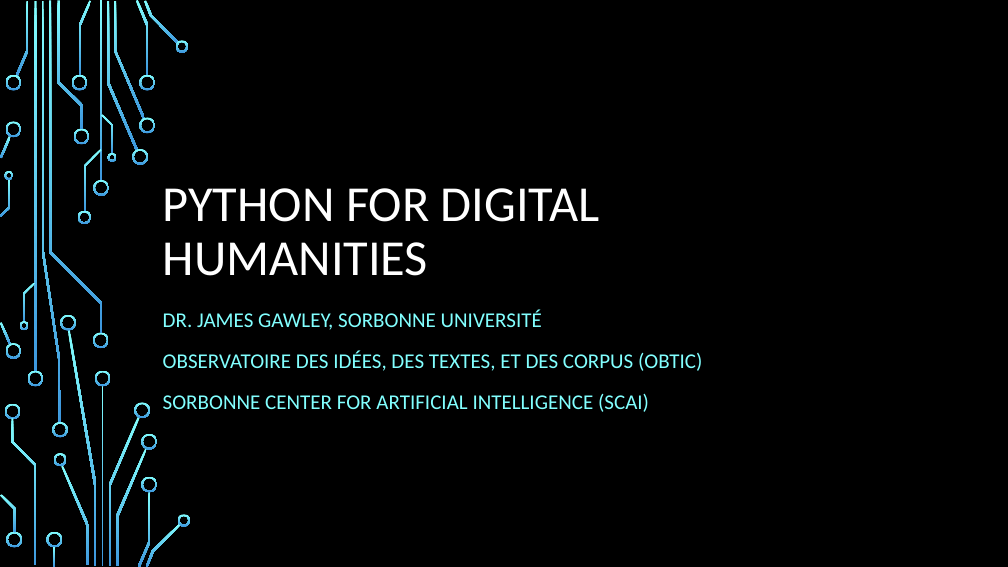
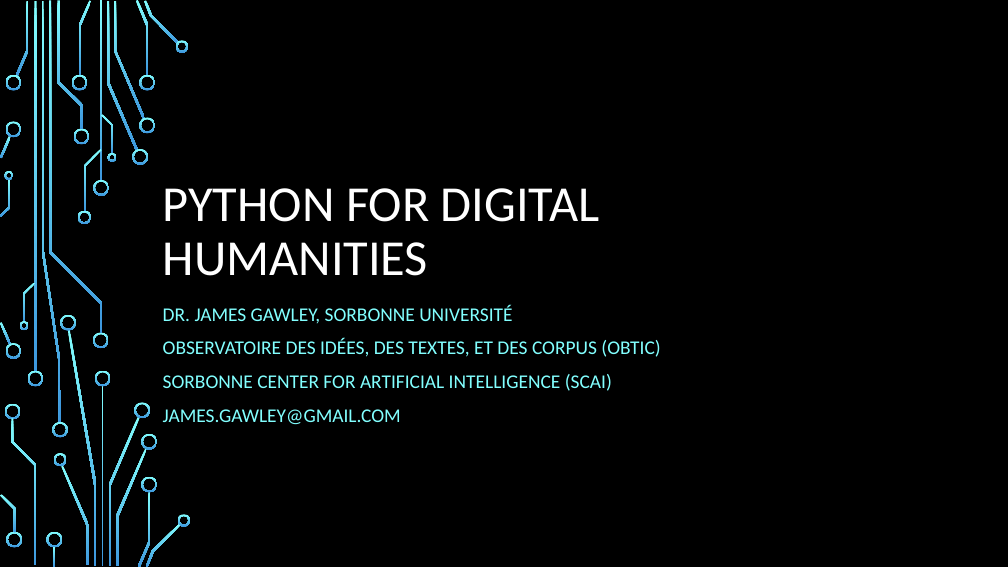
Before and after one commit to jamesgawley/python, a slide deck: slide 1 of learning_outcomes.pptx. Drawn at 1008x567 pixels with LibreOffice and Linux fonts; fonts in the diff are those of the drawing; background and template pictures are left out. Boxes give left, top, right and bottom in pixels: in the first picture for what was removed or moved away, otherwise in the second. Text is boxed around its words. In the diff, an @@ line names an element or a change of style, - is before the commit and + after.

```diff
--- a/learning_outcomes.pptx
+++ b/learning_outcomes.pptx
@@ subtitle at [163,305,660,391]: size 20 to 18.5 pt in "DR. JAMES GAWLEY, SORBONNE UNIVERSITÉ", "OBSERVATOIRE DES IDÉES, DES TEXTES, ET DES ...", "SORBONNE CENTER FOR ARTIFICIAL INTELLIGENCE (SCAI)"; line spacing 1.2 to 1 @@
@@ subtitle at [163,409,401,425]: paragraph added @@
+JAMES.GAWLEY@GMAIL.COM
```
Also in this commit, not shown: 1 other slide changed, 10 other files.
